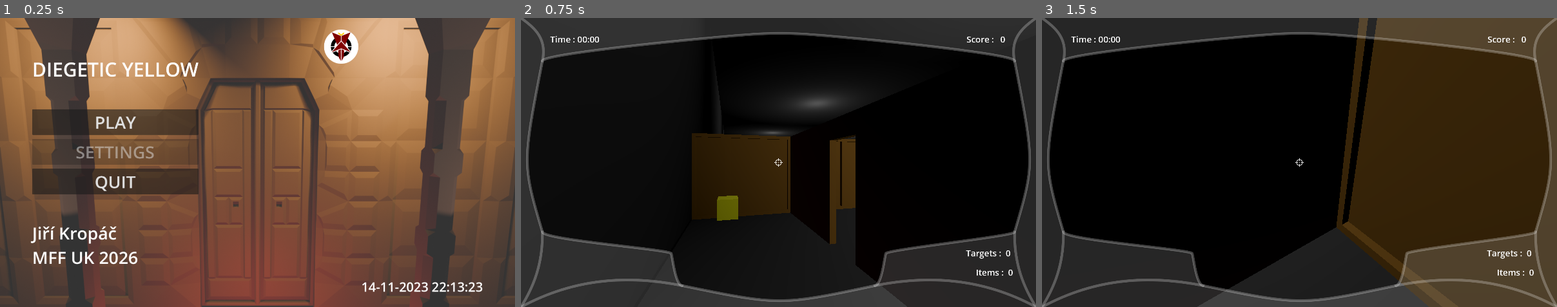
Above: before the commit, frames 1-3 (left to right).
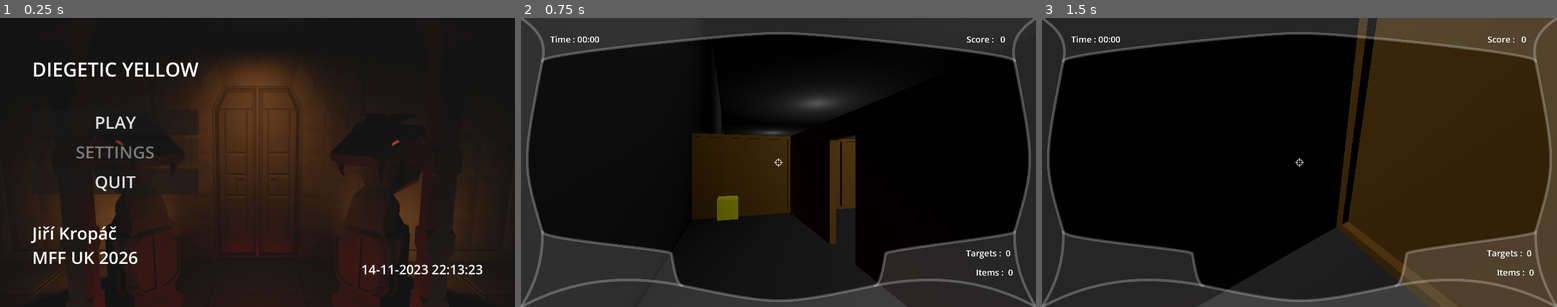
Above: after the commit, the same moments.

Repository: Vojguard/Diegetic-Yellow
Game: Godot game, scene res://UI/main_menu.tscn
The game is run twice, just before and just after one commit, with the same random seed, the same clock (stepped at 60 frames per second) and the same inputs.
Inputs (mouse positions are in pixels of both pictures, inside the frame that each line leads up to):
- Up to frame 1 (0.25 s): no input
- Up to frame 2 (0.75 s): click "PLAY" at 0.5 s
- Up to frame 3 (1.5 s): tap Enter at 1.25 s; move the mouse to (1325, 162) at 1.27 s; hold W (forward) from 1.28 s (still down); right-click (1325, 162) at 1.35 s

The runs differ from the first frame. In frame 1, 97% of the frame differs, in the area x 0-100%, y 0-100%; in frame 2, nothing differs; in frame 3, nothing differs.
Error in both runs: Trying to return value of type "Callable" from a function whose return type is "bool". (res://Autoload/log_writer.gd:34)

Commit message:
new background

Diff:
--- a/UI/main_menu.tscn
+++ b/UI/main_menu.tscn
@@ -1,7 +1,7 @@
 [gd_scene load_steps=4 format=3 uid="uid://cos4y7qhiixte"]
 
 [ext_resource type="Script" uid="uid://d2qtfrbhsxi11" path="res://UI/main_menu.gd" id="1_tk8dj"]
-[ext_resource type="Texture2D" uid="uid://e51jha23oxhv" path="res://UI/menu_bg.png" id="2_d8nwk"]
+[ext_resource type="Texture2D" uid="uid://bt2c8e5ckl56y" path="res://UI/menu_bg_2-dark.png" id="2_d8nwk"]
 [ext_resource type="Texture2D" uid="uid://dikg0rrwpq6et" path="res://game_icon.png" id="2_tk8dj"]
 
 [node name="CanvasLayer" type="CanvasLayer"]
@@ -75,6 +75,7 @@
 size_flags_horizontal = 3
 
 [node name="TextureRect" type="TextureRect" parent="MarginContainer/HBoxContainer/VBoxContainer2/CenterContainer"]
+visible = false
 layout_mode = 2
 texture = ExtResource("2_tk8dj")
 
Binary file added: UI/menu_bg_2-dark.png
Not shown, added: UI/menu_bg_2-dark.png.import
Binary file added: UI/menu_bg_2.png
Not shown, added: UI/menu_bg_2.png.import
